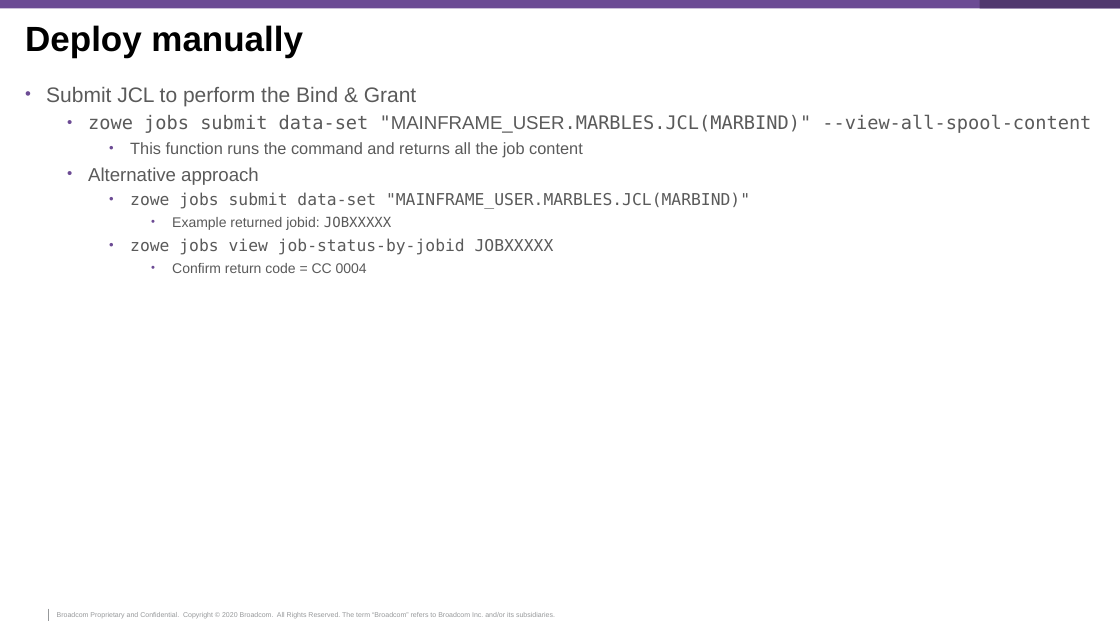
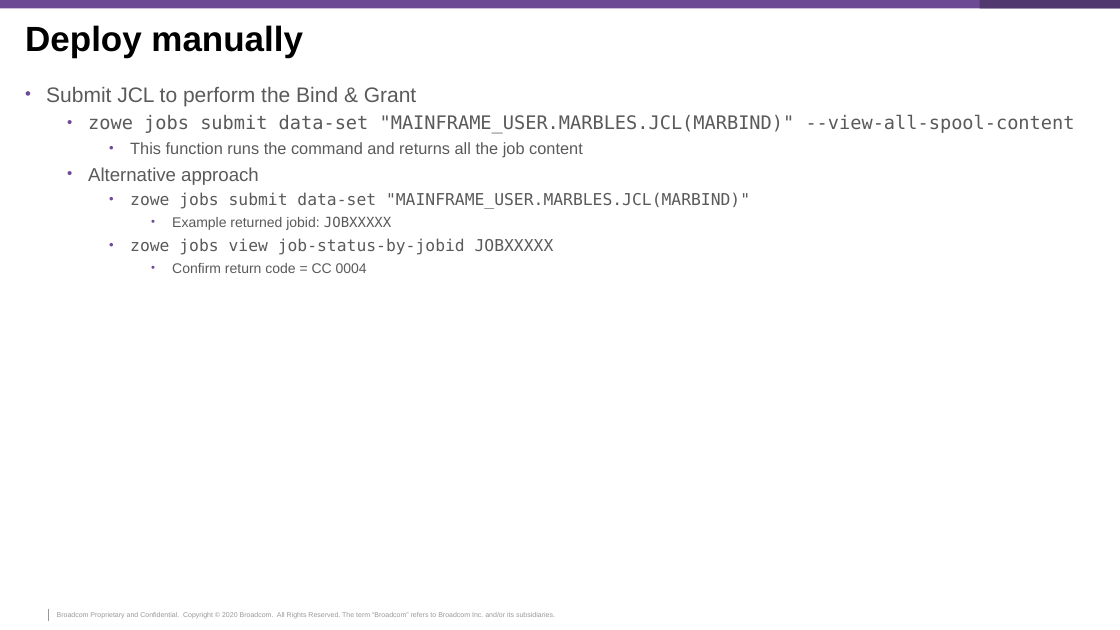
Before and after one commit to McQuitty-Broadcom/Zowe-DevOps-A-01, a slide deck: slide 28 of .workshop/DevOps-Workshop.pptx. Drawn at 1120x630 pixels with LibreOffice and Linux fonts; fonts in the diff are those of the drawing; background and template pictures are left out. Boxes give left, top, right and bottom in pixels: in the first picture for what was removed or moved away, otherwise in the second. Text is boxed around its words. In the diff, an @@ line names an element or a change of style, - is before the commit and + after.

Commit message:
Updating PPT

```diff
--- a/.workshop/DevOps-Workshop.pptx
+++ b/.workshop/DevOps-Workshop.pptx
@@ text at [88,114,1075,134]: font Arial to DejaVu Sans Mono in ""MAINFRAME_USER.MARBLES.JCL(MARBIND)"" @@
```
